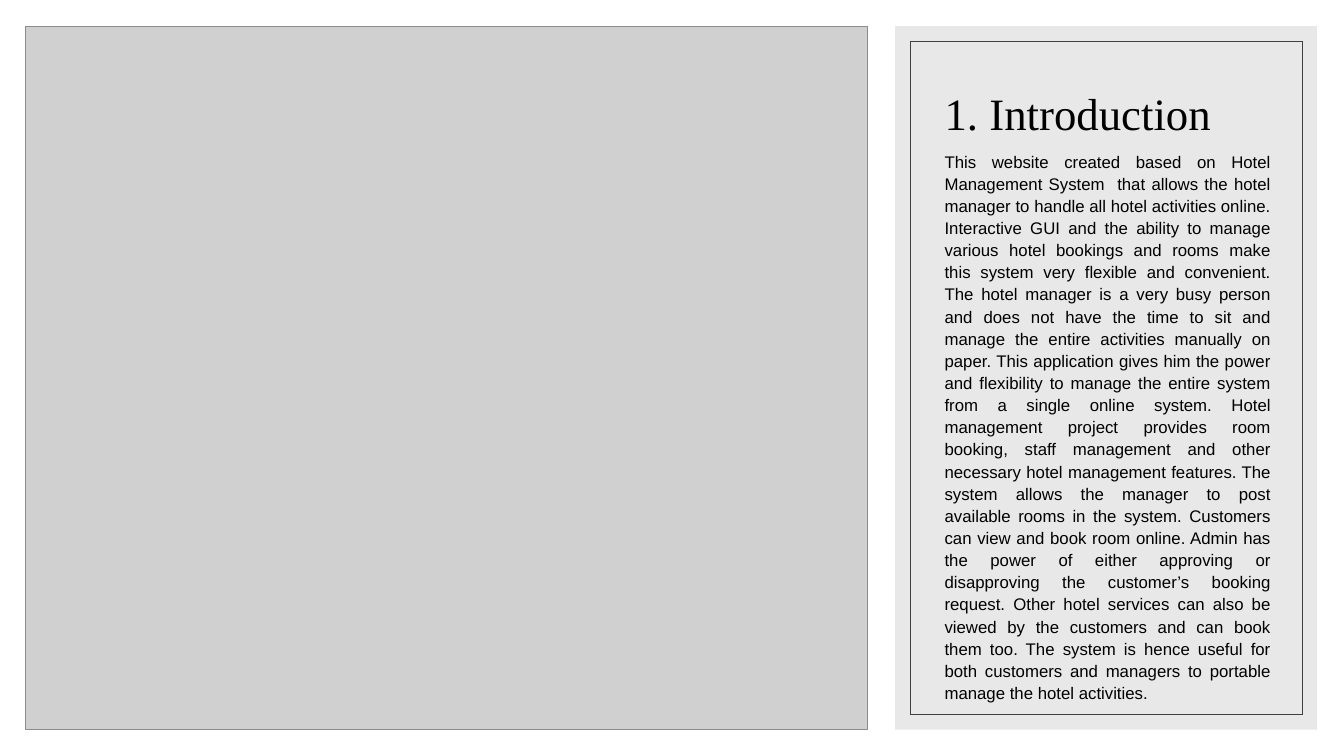
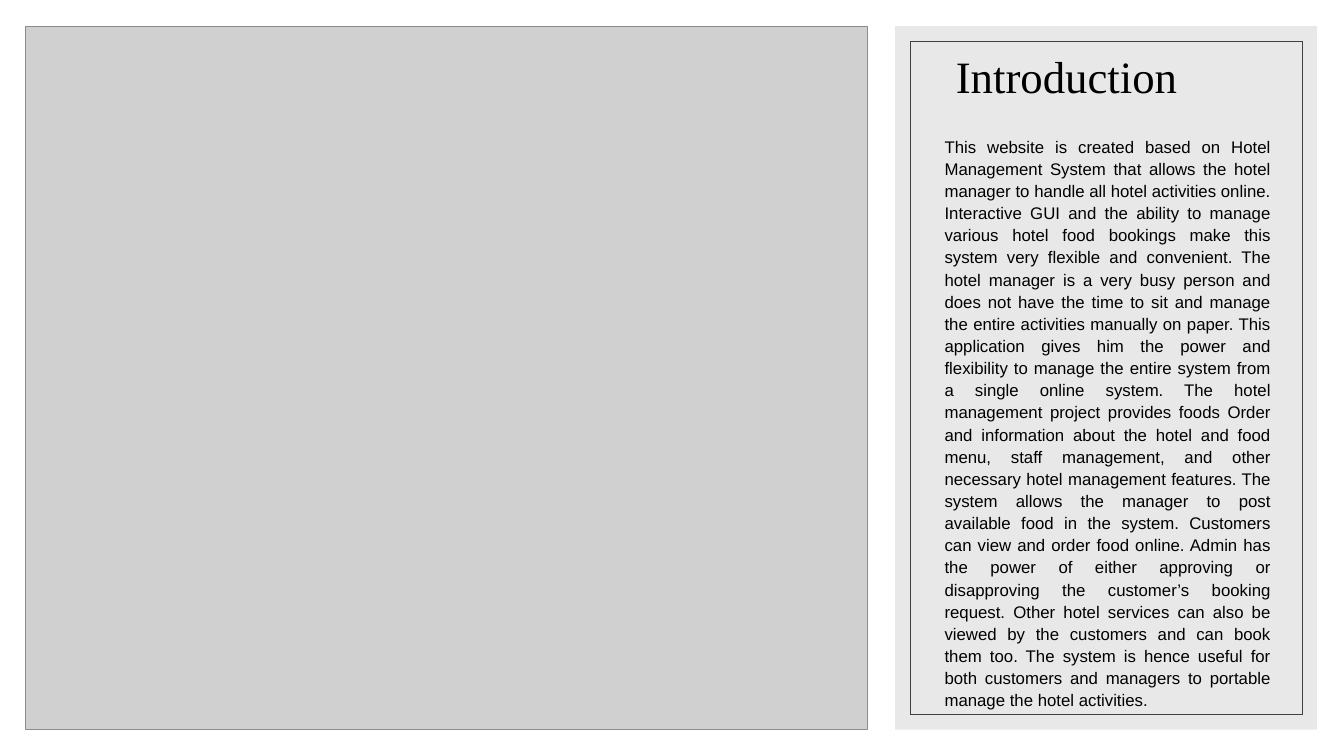
Before and after one commit to PUSHPAGHJH/Elective-module-1-project, a slide deck: slide 3 of Hotel Management System.pptx. Drawn at 1344x756 pixels with LibreOffice and Linux fonts; fonts in the diff are those of the drawing; grey boxes stand for pictures. Boxes give left, top, right and bottom in pixels: in the first picture for what was removed or moved away, otherwise in the second. Text is boxed around its words. In the diff, an @@ line names an element or a change of style, - is before the commit and + after.

```diff
--- a/Hotel Management System.pptx
+++ b/Hotel Management System.pptx
@@ title at (x1=956, y1=62, x2=1177, y2=94): text changed @@
-1. Introduction
+Introduction
@@ text at (x1=945, y1=141, x2=1271, y2=710): text changed @@
-This website created based on Hotel Management System that allows the hotel manager to handle all hotel activities online. Interactive GUI and the ability to manage various hotel bookings and rooms make this system very flexible and convenient. The hotel manager is a very busy person and does not have the time to sit and manage the entire activities manually on paper. This application gives him the power and flexibility to manage the entire system from a single online system. Hotel management project provides room booking, staff management and other necessary hotel management features. The system allows the manager to post available rooms in the system. Customers can view and book room online. Admin has the power of either approving or disapproving the customer’s booking request. Other hotel services can also be viewed by the customers and can book them too. The system is hence useful for both customers and managers to portable manage the hotel activities.
+This website is created based on Hotel Management System that allows the hotel manager to handle all hotel activities online. Interactive GUI and the ability to manage various hotel food bookings make this system very flexible and convenient. The hotel manager is a very busy person and does not have the time to sit and manage the entire activities manually on paper. This application gives him the power and flexibility to manage the entire system from a single online system. The hotel management project provides foods Order and information about the hotel and food menu, staff management, and other necessary hotel management features. The system allows the manager to post available food in the system. Customers can view and order food online. Admin has the power of either approving or disapproving the customer’s booking request. Other hotel services can also be viewed by the customers and can book them too. The system is hence useful for both customers and managers to portable manage the hotel activities.
```
Also in this commit, not shown: 7 other slides changed, 2 slides added.
